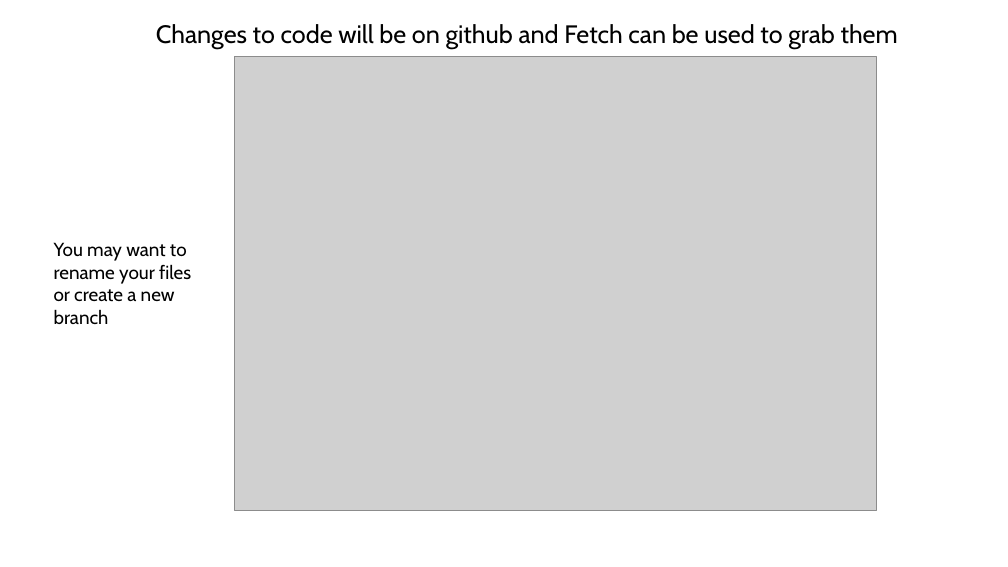
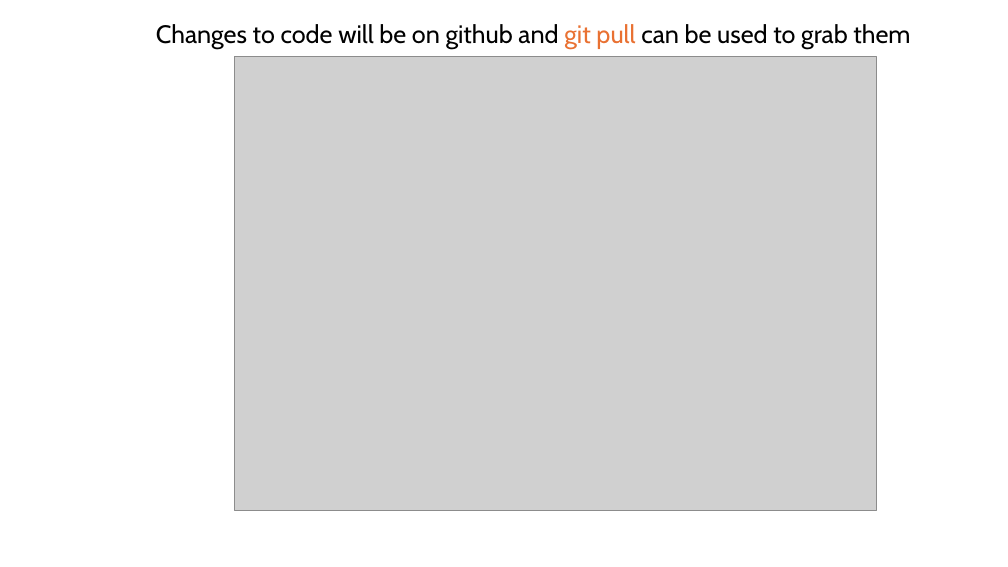
Before and after one commit to jraab/GNET749_RNAseq, a slide deck: slide 13 of lectures/2025_GNET749_Lecture1.pptx. Drawn at 1008x567 pixels with LibreOffice and Linux fonts; fonts in the diff are those of the drawing; grey boxes stand for pictures. Boxes give left, top, right and bottom in pixels: in the first picture for what was removed or moved away, otherwise in the second. Text is boxed around its words. In the diff, an @@ line names an element or a change of style, - is before the commit and + after.

```diff
--- a/lectures/2025_GNET749_Lecture1.pptx
+++ b/lectures/2025_GNET749_Lecture1.pptx
@@ text at <box>156,24,910,49</box>: text changed @@
-Changes to code will be on github and Fetch can be used to grab them
+Changes to code will be on github and git pull can be used to grab them
@@ text removed at <box>54,242,191,324</box> @@
-You may want to rename your files or create a new branch
```
Also in this commit, not shown: 12 other slides changed, 3 slides added, 1 slide removed, 1 other file.
